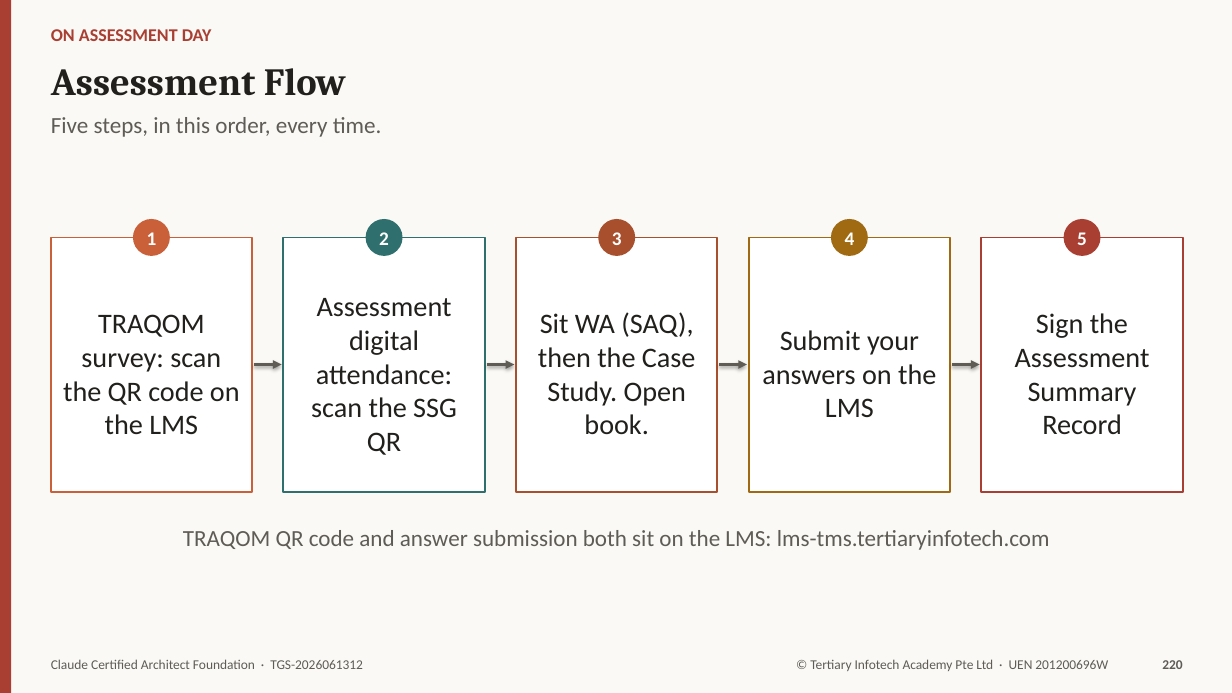
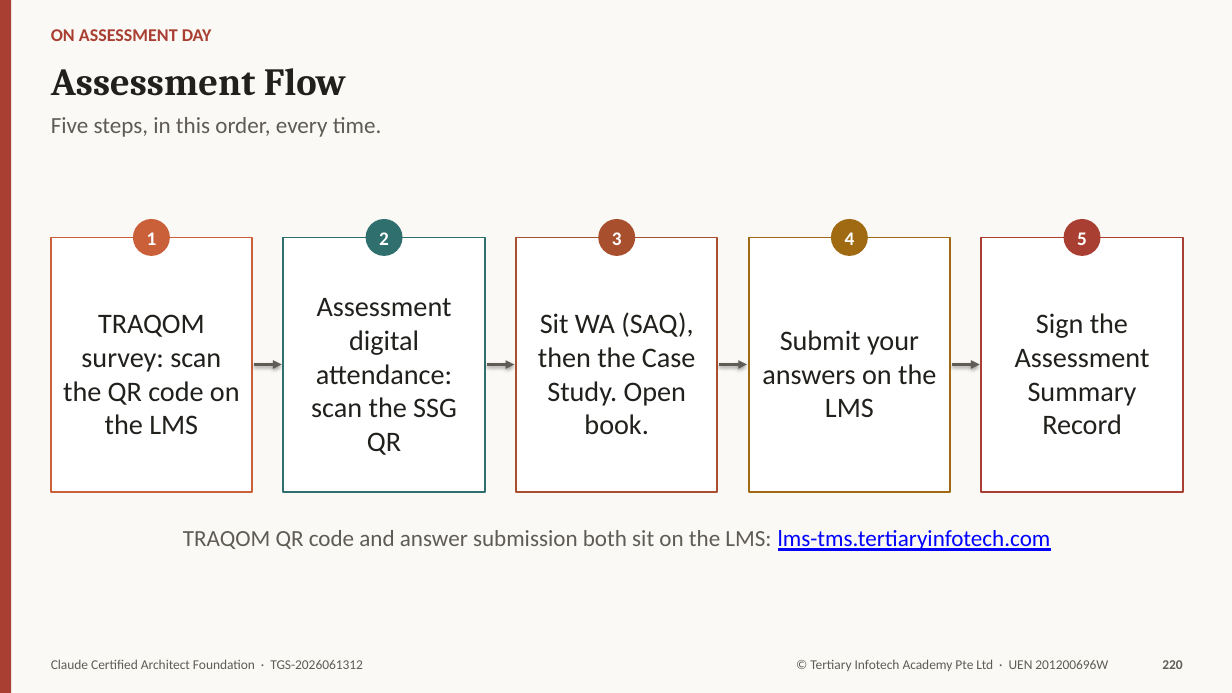
Before and after one commit to tertiarycourses/TGS-2026061312-Claude-Certified-Architect-Foundation, a slide deck: slide 220 of courseware/TGS-2026061312-Claude-Certified-Architect-Foundation-Trainer-Slides-v3.0.pptx. Drawn at 1232x693 pixels with LibreOffice and Linux fonts; fonts in the diff are those of the drawing. Boxes give left, top, right and bottom in pixels: in the first picture for what was removed or moved away, otherwise in the second. Text is boxed around its words. In the diff, an @@ line names an element or a change of style, - is before the commit and + after.

```diff
--- a/courseware/TGS-2026061312-Claude-Certified-Architect-Foundation-Trainer-Slides-v3.0.pptx
+++ b/courseware/TGS-2026061312-Claude-Certified-Architect-Foundation-Trainer-Slides-v3.0.pptx
@@ text "TRAQOM QR code and answer ..." at bbox=[183, 530, 1051, 551]: text colour #5F5C56 to #0000FF, underline on in "lms-tms.tertiaryinfotech.com" @@
```
Also in this commit, not shown: 4 other slides changed, 1 other file.
